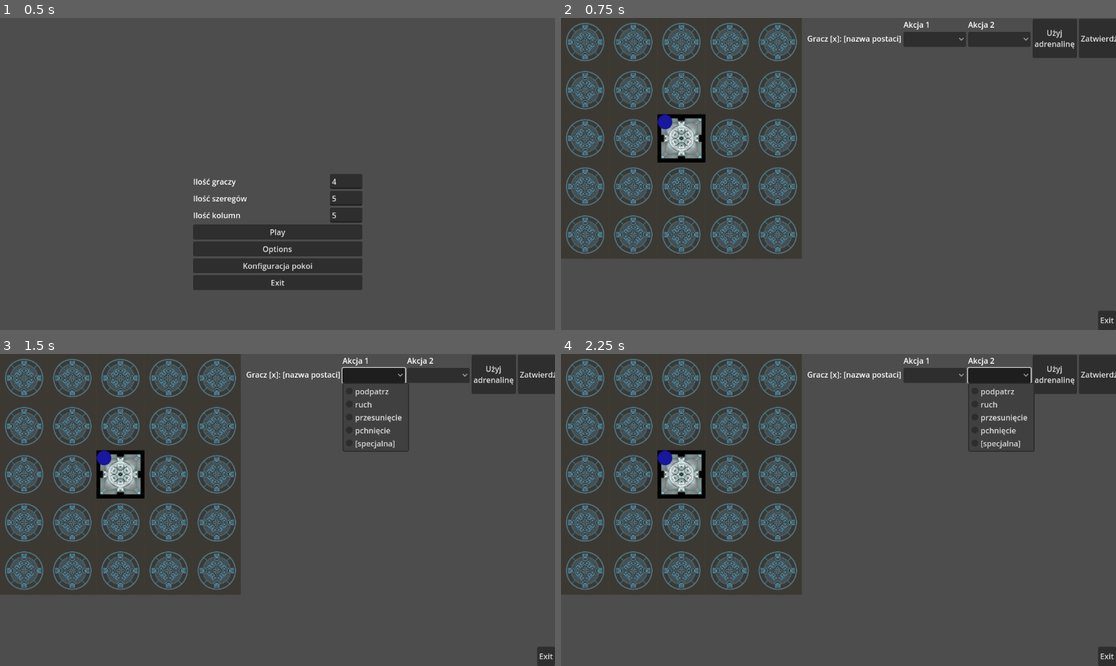
Above: before the commit, frames 1-4 (two rows, left to right).
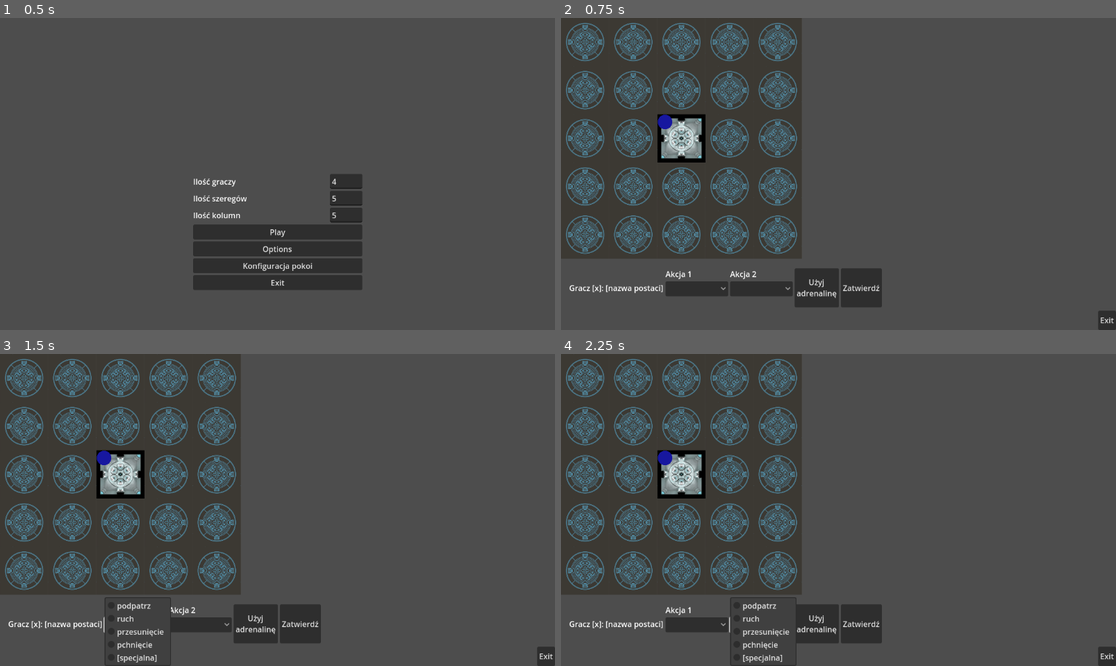
Above: after the commit, the same moments.

Repository: super12pl/strona25
Game: Godot game, scene res://scenes/Menu.tscn
Two runs of this game, one before a commit and one after it. Both use one fixed random seed, a clock stepped at 60 frames per second and the inputs below.
Inputs (mouse positions are in pixels of both pictures, inside the frame that each line leads up to; where the layout moved, square brackets give the same spot in the first picture):
- Up to frame 1 (0.5 s): no input
- Up to frame 2 (0.75 s): click "Play" at 0.5 s
- Up to frame 3 (1.5 s): click (133, 625) [371, 375] at 1.25 s
- Up to frame 4 (2.25 s): click (760, 625) [999, 375] at 2 s

Frame 1 is identical in both runs. In frame 2, 6.1% of the frame differs, in the area x 1-100%, y 0-93%; in frame 3, 6.7%, in the area x 1-100%, y 0-100%; in frame 4, 6.7%.

Commit message:
Update gra.tscn

Diff:
--- a/scenes/gra.tscn
+++ b/scenes/gra.tscn
@@ -69,6 +69,6 @@
 grow_horizontal = 2
 
 [node name="WybierzAkcje" parent="Control" instance=ExtResource("3_gj0il")]
-position = Vector2(-49, -1)
+position = Vector2(-543, 517)
 
 [connection signal="pressed" from="Control2/VBoxContainer/Button" to="Gra" method="_on_button_pressed"]
